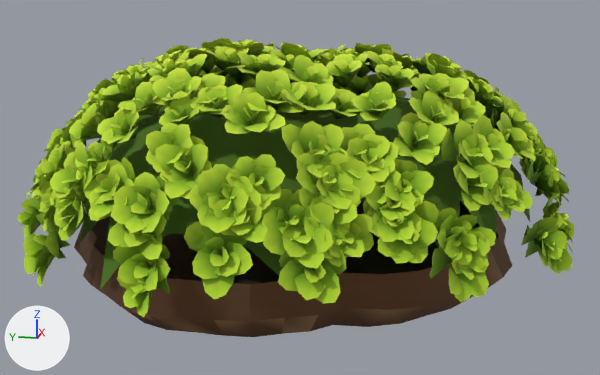
Before and after pictures for a commit that changed the glTF model public/assets/organisms/moss-tuft-1.glb.
One viewpoint serves both versions: a 50 mm lens placed at (-1.35, -0.328, 0.495), pointed at (0.065, -0.045, 0.142). The lights are fixed; the arrows at lower left show +X, +Y and +Z. The picture after the commit comes second. Objects named as collision shapes, trigger or cutter boxes, shadow casters or lower levels of detail are left out. Vertices at exactly the same position are counted once.

The first picture shows 'lod0'.
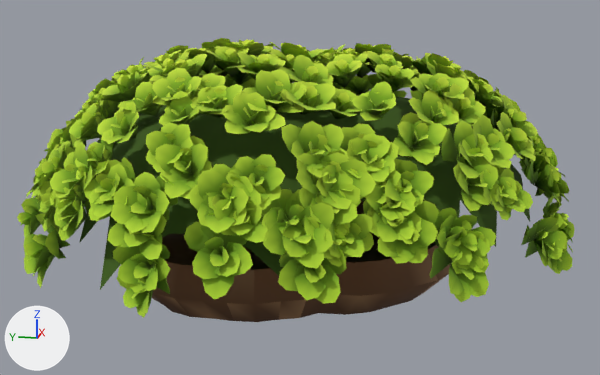
The change in detail:
me_lod0 has 21416 vertices, 21136 faces and spans x -0.412..0.562, y -0.514..0.486, z 0.0..0.41.
me_lod0 is used by ob_lod0; location (0.0, 0.0, 0.0).
me_lod0 part 1: the loose piece of 120 vertices spanning x -0.318..0.454, y -0.416..0.403, z 0.0..0.09 is scaled about the mesh origin by (0.8, 0.8, 1).

What differs and where, as boxes (x1, y1, x2, y2) in the pictures (600 x 375 px; the box of a moved part takes in the faces that stretch with it):
'lod0', reshaped
    before: (17, 38, 575, 337)
    after: (17, 38, 575, 322)
part 1 of me_lod0, moved or reshaped
    before: (74, 200, 512, 337)
    after: (152, 200, 451, 322)
